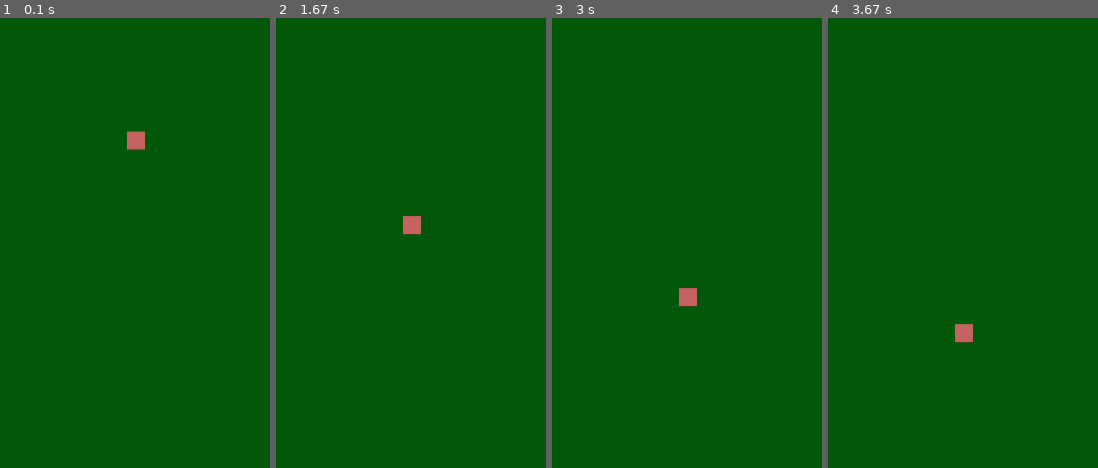
Above: before the commit, frames 1-4 (left to right).
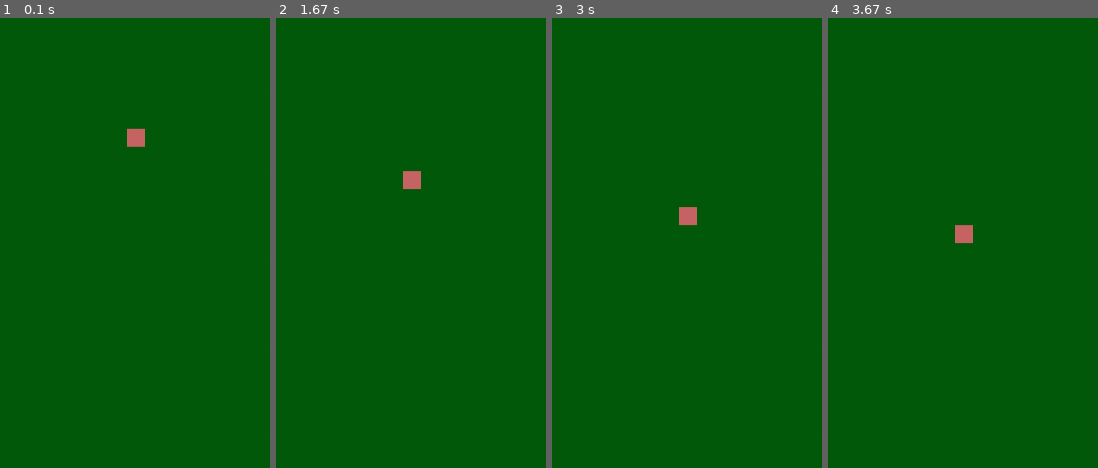
Above: after the commit, the same moments.

Repository: SNIPRS/mnb_halo
Game: pygame game, started from main.py
The game is run twice, just before and just after one commit, with the same random seed, the same clock (stepped at 60 frames per second) and the same inputs.
Inputs:
- Up to frame 1 (0.1 s): no input
- Up to frame 2 (1.67 s): no input
- Up to frame 3 (3 s): no input
- Up to frame 4 (3.67 s): no input
The pictures show only the part of the screen within x 10-60%, y 8-58%; the shares and areas given below are measured in that part.

The runs differ from the first frame. In frame 1, 0.1% of the frame differs, in the area x 47-54%, y 24-30%; in frame 2, 0.5%, in the area x 47-54%, y 34-48%; in frame 3, 0.5%; in frame 4, 0.5%.

Commit message:
minimum working product

Diff:
--- a/sprite/character.py
+++ b/sprite/character.py
@@ -21,7 +21,7 @@
         # Usage
         self.speed = 1
         self.health = 100
-        self.spotting_range = 600
+        self.spotting_range = 800
         self.spotted_chance = 1
         self.faction = 0
 
@@ -58,6 +58,7 @@
     def __init__(self, colour, width: float, height: float):
         super().__init__(colour=colour, width=width, height=height)
         self.faction = 1
+        self.speed = 0.5
 
 
 class CharacterGroup(pygame.sprite.Group):
--- a/sprite/firing_effect.py
+++ b/sprite/firing_effect.py
@@ -29,5 +29,4 @@
 
     def damage(self):
         for c in G.CHARS_ALL:
-            if 'hit' in c.__dict__:
-                c.hit(self.end[0], self.end[1], self.dmg)
+            c.hit(self.end[0], self.end[1], self.dmg)
--- a/weapons/weapon.py
+++ b/weapons/weapon.py
@@ -49,8 +49,8 @@
 
     def start_burst(self):
         if not self.firing and self.mag > 0:
+            self._reset_burst()
             self.firing = True
-            self._reset_burst()
 
     def frame(self, start: Optional[Tuple[float, float]] = None, end: Optional[Tuple[float, float]] = None):
         if self.firing:
@@ -100,5 +100,4 @@
 
     def _reset_burst(self):
         self.firing_timer = self.aim_time*G.FPS
-        self.firing = False
         self.burst = min(self.mag, randint(*self.burst_range))
--- a/weapons/weapon_manager.py
+++ b/weapons/weapon_manager.py
@@ -26,11 +26,10 @@
     def frame(self):
         self.current_target = self.spotter.frame()
         if self.current_target:
-            print('target')
             self.firing_pos = rect_center(self.current_target.rect)
             self.acquisition_timer -= 1
             if self.acquisition_timer <= 0 and self.cooldown_timer <= 0 and not self.weapon.firing:
-                print('firing')
+
                 self.weapon.start_burst()
                 self.cooldown_timer = randint(*self.cooldown_time)
         else:
